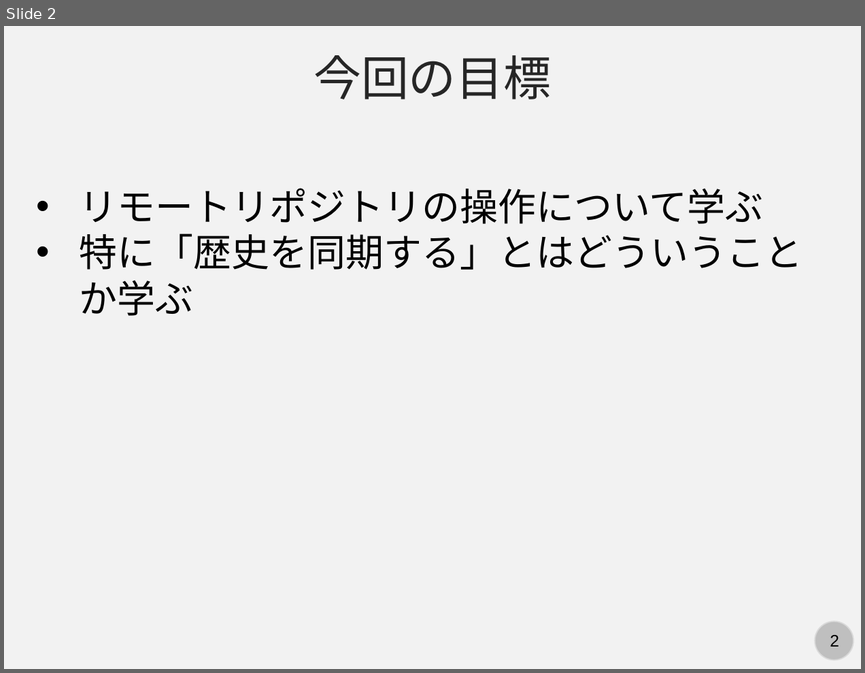
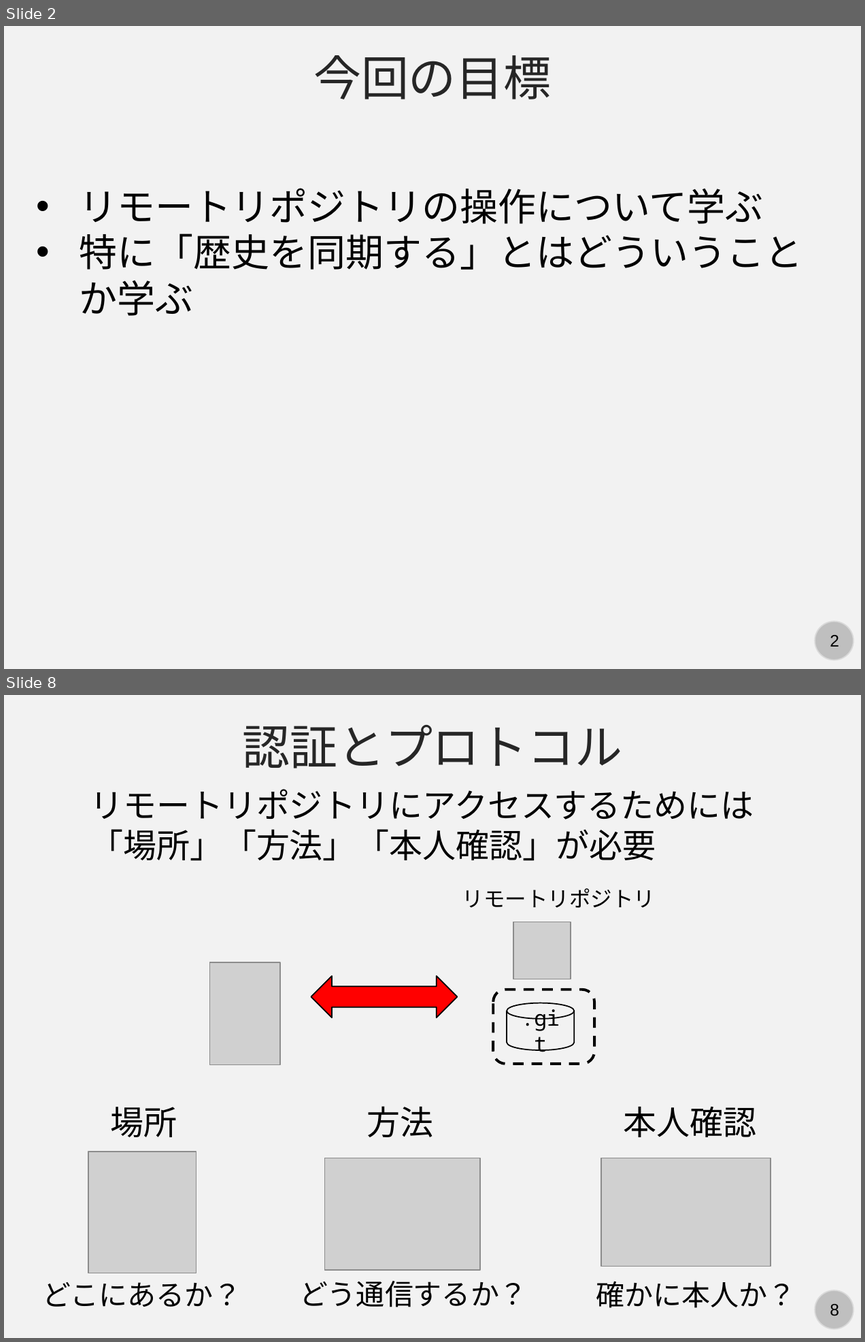
Before and after one commit to kaityo256/github, a slide deck: remote/fig/slide.pptx. Shown one above the other, each under a label of ours: slide 2 before the commit, slides 2 and 8 after it; the slides between them are not shown. The pictures are 865x673 and 865x1342 pixels, drawn with LibreOffice and Linux fonts; fonts in the diff are those of the drawing; grey boxes stand for pictures. Boxes give left, top, right and bottom in pixels: in the first picture for what was removed or moved away, otherwise in the second. Text is boxed around its words. In the diff, an @@ line names an element or a change of style, - is before the commit and + after.

```diff
--- a/remote/fig/slide.pptx
+++ b/remote/fig/slide.pptx
@@ slide 8 added at (4,695,861,1338), background #F2F2F2; not listed: 2 template elements that a slide beside it also shows @@
@@ text added at (242,725,622,768), 40 pt, text #262626 @@
+認証とプロトコル
@@ text added at (90,789,753,861), 28 pt, text #000000 @@
+リモートリポジトリにアクセスするためには「場所」「方法」「本人確認」が必要
@@ text added at (462,888,655,908), 18 pt, text #000000 @@
+リモートリポジトリ
@@ picture added at (513,922,570,979) @@
@@ picture added at (209,962,280,1064) @@
@@ left right arrow added at (311,976,458,1018), fill #FF0000, outline #000000 1 pt @@
@@ rounded rectangle added at (493,989,594,1064), outline #000000 2.25 pt dashed @@
@@ cylinder added at (507,1002,575,1050), fill #F2F2F2, outline #000000 1 pt, 18 pt, text #000000 @@
+.git
@@ text added at (110,1106,177,1137), 28 pt, text #000000 @@
+場所
@@ text added at (366,1106,433,1137), 28 pt, text #000000 @@
+方法
@@ text added at (623,1106,756,1137), 28 pt, text #000000 @@
+本人確認
@@ picture added at (88,1151,196,1272) @@
@@ picture added at (324,1157,481,1269) @@
@@ picture added at (601,1157,771,1266) @@
@@ text added at (43,1282,242,1306), 24 pt, text #000000 @@
+どこにあるか？
@@ text added at (299,1280,528,1307), 24 pt, text #000000 @@
+どう通信するか？
@@ text added at (596,1280,796,1308), 24 pt, text #000000 @@
+確かに本人か？
```
Also in this commit, not shown: 2 slides changed, 6 other slides added, 1 other file.
